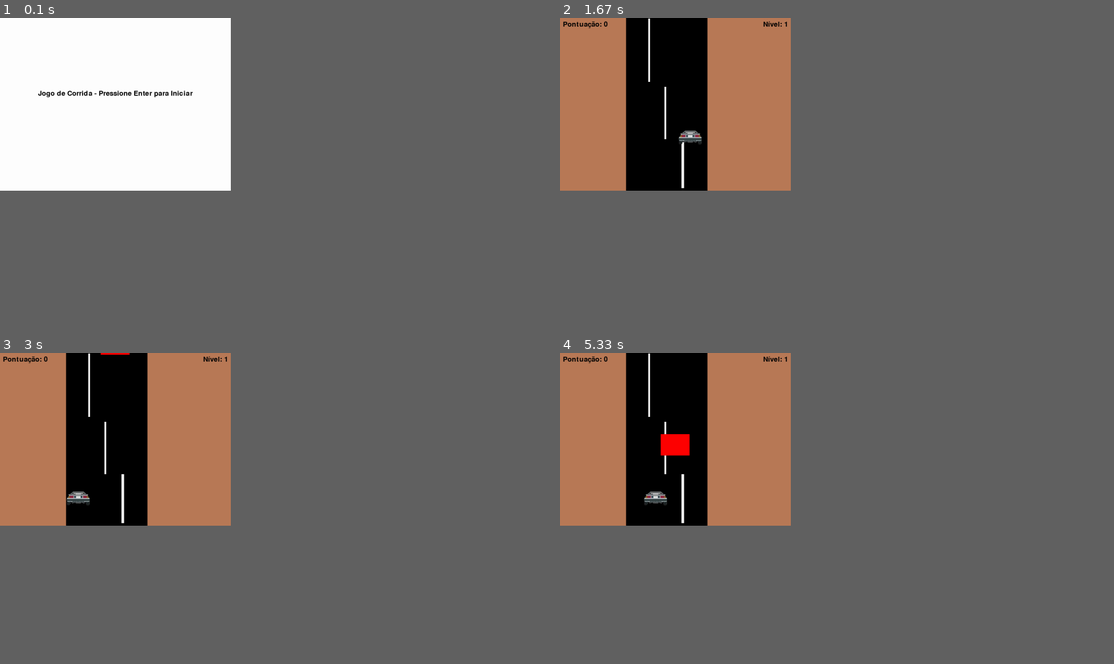
Above: before the commit, frames 1-4 (two rows, left to right).
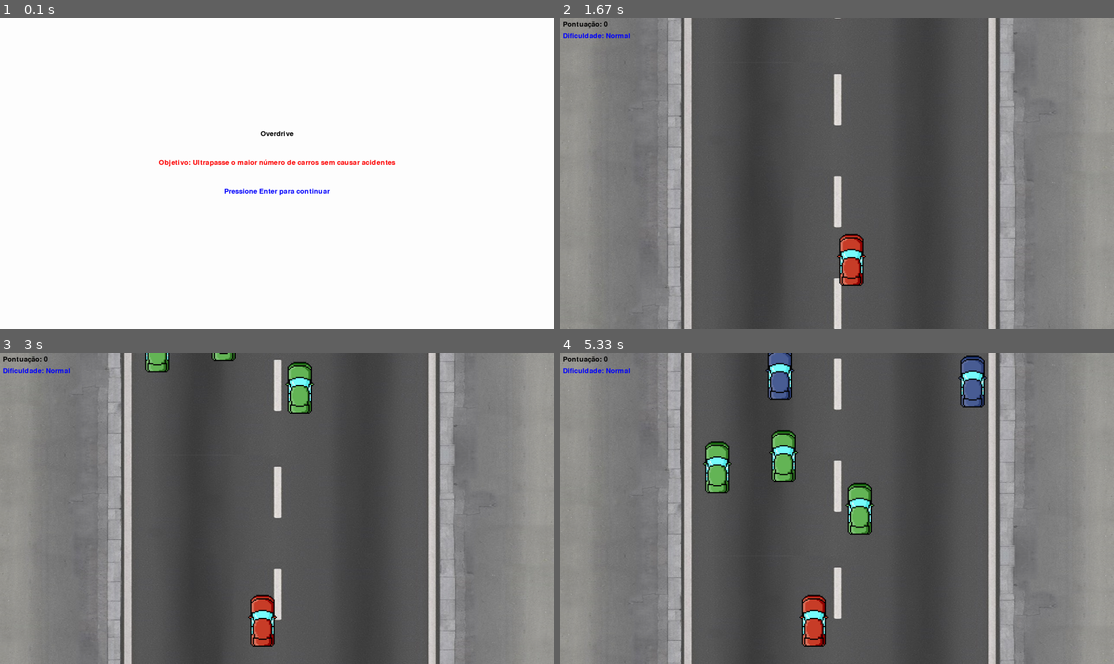
Above: after the commit, the same moments.

Repository: daniloosi/Pygame---Jogos-Digitais-Mack
Game: pygame game, started from main.py
The game is run twice, just before and just after one commit, with the same random seed, the same clock (stepped at 60 frames per second) and the same inputs.
Inputs:
- Up to frame 1 (0.1 s): no input
- Up to frame 2 (1.67 s): tap Enter at 0.33, 0.67 s; hold Up 1-1.47 s; hold Right from 1.5 s (still down)
- Up to frame 3 (3 s): release Right at 1.97 s; hold Left 2-2.53 s; hold Down 2.57-2.87 s; hold Left from 2.9 s (still down)
- Up to frame 4 (5.33 s): release Left at 3.3 s; hold Up 3.33-3.7 s; hold Right 3.73-4.37 s; hold Down 4.4-4.77 s; hold Left 4.8-5.27 s; hold Right from 5.3 s (still down)
The window is 375x281 before the commit and 900x506 after it. Grey fills any space a smaller window leaves; there, only what the larger window draws over its background counts as a difference.

The runs differ from the first frame. In frame 1, 0.9% of the frame differs, in the area x 6-72%, y 23-58%; in frame 2, 57%; in frame 3, 58%; in frame 4, 58%, in the area x 0-100%, y 0-100%.

Commit message:
Final Version
Versão final do projeto de jogos digitais.

Diff:
--- a/main.py
+++ b/main.py
@@ -2,117 +2,122 @@
 import random
 import sys
 
-# Inicializa o pygame e define algumas constantes
 pygame.init()
 
 # Dimensões da tela e cores
-SCREEN_WIDTH = 800
-SCREEN_HEIGHT = 600
+SCREEN_WIDTH = 1920
+SCREEN_HEIGHT = 1080
 WHITE = (255, 255, 255)
 BLACK = (0, 0, 0)
 RED = (255, 0, 0)
+BLUE = (0, 0, 255)
 
 # Configurações do jogador
 player_speed = 10
-player_x_min = 229  # Limite mínimo de posição x do jogador
-player_x_max = 510  # Limite máximo de posição x do jogador
-player_y_min = 100  # Limite superior (frente) para o movimento do jogador
-player_y_max = SCREEN_HEIGHT - 10  # Limite inferior (parte de trás da tela)
+player_x_min = 417
+player_x_max = 1519
+player_y_min = 100
+player_y_max = SCREEN_HEIGHT - 10
 
 # Configurações dos carros inimigos
 enemy_width = 100
-enemy_height = 74
-enemy_speed = 5
-enemy_x_min = 229  # Limite mínimo de posição x dos obstáculos
-enemy_x_max = 510  # Limite máximo de posição x dos obstáculos
+enemy_height = 180
+enemy_speed = 6
+enemy_x_min = player_x_min
+enemy_x_max = player_x_max
 
 # Controle de fases e pontuação
 level = 1
 score = 0
 clock = pygame.time.Clock()
 
+# Configuração de dificuldade
+difficulty = "Normal"
+difficulty_settings = {
+    "Fácil": {
+        "enemy_speed": 4,
+        "level_up_score": 4
+    },
+    "Normal": {
+        "enemy_speed": 6,
+        "level_up_score": 8
+    },
+    "Difícil": {
+        "enemy_speed": 8,
+        "level_up_score": 12
+    },
+}
+level_up_score = difficulty_settings[difficulty]["level_up_score"]
+
 # Fonte de texto
 font = pygame.font.SysFont(None, 36)
 
 # Configurações da tela
 screen = pygame.display.set_mode((SCREEN_WIDTH, SCREEN_HEIGHT))
-pygame.display.set_caption("Jogo de Corrida")
-
-# Carrega a imagem de fundo e do carro do jogador
-background_image = pygame.image.load("pista.png")
+pygame.display.set_caption("Overdrive")
+
+# Carrega as imagens
+background_image = pygame.image.load("pista.jpg")
+background_y = 0
+background_speed = 5
+
 player_image = pygame.image.load("carro.png")
-player_rect = player_image.get_rect()  # Retângulo da imagem do jogador
-player_rect.centerx = SCREEN_WIDTH // 2  # Posição inicial do jogador no centro
-player_rect.bottom = SCREEN_HEIGHT - 10  # Posição inicial do jogador próximo à parte inferior
-
-
-# Função para mostrar o menu
+player_rect = player_image.get_rect()
+player_rect.centerx = SCREEN_WIDTH // 2
+player_rect.bottom = SCREEN_HEIGHT - 10
+
+enemy_images = [
+    pygame.image.load("inimigo.png"),
+    pygame.image.load("inimigo2.png"),
+]
+
+
 def show_menu():
+    global difficulty, enemy_speed, level_up_score
+
     screen.fill(WHITE)
-    title_text = font.render("Jogo de Corrida - Pressione Enter para Iniciar",
-                             True, BLACK)
+    title_text = font.render("Overdrive", True, BLACK)
+    prompt_text = font.render("Pressione Enter para continuar", True, BLUE)
+    objective_text = font.render(
+        "Objetivo: Ultrapasse o maior número de carros sem causar acidentes",
+        True, RED)
+
     screen.blit(title_text, (SCREEN_WIDTH // 2 - title_text.get_width() // 2,
-                             SCREEN_HEIGHT // 2 - 50))
+                             SCREEN_HEIGHT // 2 - 150))
+    screen.blit(objective_text,
+                (SCREEN_WIDTH // 2 - objective_text.get_width() // 2,
+                 SCREEN_HEIGHT // 2 - 50))
+    screen.blit(prompt_text, (SCREEN_WIDTH // 2 - prompt_text.get_width() // 2,
+                              SCREEN_HEIGHT // 2 + 50))
     pygame.display.flip()
 
-    # Espera pelo pressionamento de uma tecla
     waiting = True
     while waiting:
         for event in pygame.event.get():
             if event.type == pygame.QUIT:
                 pygame.quit()
                 sys.exit()
-            if event.type == pygame.KEYDOWN and event.key == pygame.K_RETURN:
+            elif event.type == pygame.KEYDOWN and event.key == pygame.K_RETURN:
                 waiting = False
 
-
-# Função para mostrar a pontuação e nível
-def show_score_level():
-    score_text = font.render(f"Pontuação: {score}", True, BLACK)
-    level_text = font.render(f"Nível: {level}", True, BLACK)
-    screen.blit(score_text, (10, 10))
-    screen.blit(level_text, (SCREEN_WIDTH - level_text.get_width() - 10, 10))
-
-
-# Função para criar uma nova lista de inimigos, garantindo um espaço seguro
-def create_enemies():
-    enemies = []
-    positions = list(
-        range(enemy_x_min, enemy_x_max - enemy_width,
-              enemy_width + 20))  # Intervalo maior para evitar sobreposição
-    random.shuffle(positions)
-
-    # Deixa um espaço para o jogador passar
-    safe_spot = random.choice(positions)
-    for pos_x in positions:
-        if pos_x != safe_spot:
-            y = random.randint(-SCREEN_HEIGHT, -enemy_height)
-            enemy_rect = pygame.Rect(pos_x, y, enemy_width, enemy_height)
-            enemies.append(enemy_rect)
-
-    return enemies
-
-
-# Função para exibir o menu de pausa
-def pause_menu():
-    paused = True
-    selected_option = 0  # Opção selecionada: 0=Retomar, 1=Reiniciar, 2=Voltar ao Menu
-    options = ["Retomar", "Reiniciar", "Voltar ao Menu"]
-
-    while paused:
+    difficulties = ["Fácil", "Normal", "Difícil"]
+    selected_option = difficulties.index(difficulty)
+
+    while True:
         screen.fill(WHITE)
-
-        # Desenha o menu de pausa
-        pause_text = font.render("PAUSADO", True, BLACK)
-        screen.blit(pause_text,
-                    (SCREEN_WIDTH // 2 - pause_text.get_width() // 2, 150))
-
-        for i, option in enumerate(options):
+        difficulty_title = font.render("Selecione a Dificuldade", True, BLACK)
+        screen.blit(difficulty_title,
+                    (SCREEN_WIDTH // 2 - difficulty_title.get_width() // 2,
+                     SCREEN_HEIGHT // 2 - 150))
+
+        for i, diff in enumerate(difficulties):
             color = RED if i == selected_option else BLACK
-            option_text = font.render(option, True, color)
-            screen.blit(option_text,
-                        (SCREEN_WIDTH // 2 - option_text.get_width() // 2,
-                         250 + i * 50))
+            difficulty_text = font.render(diff, True, color)
+            screen.blit(
+                difficulty_text,
+                (SCREEN_WIDTH // 2 - difficulty_text.get_width() // 2,
+                 SCREEN_HEIGHT // 2 + i * 50),
+            )
 
         pygame.display.flip()
 
@@ -122,89 +127,104 @@
                 sys.exit()
             elif event.type == pygame.KEYDOWN:
                 if event.key == pygame.K_UP:
-                    selected_option = (selected_option - 1) % len(options)
+                    selected_option = (selected_option - 1) % len(difficulties)
                 elif event.key == pygame.K_DOWN:
-                    selected_option = (selected_option + 1) % len(options)
+                    selected_option = (selected_option + 1) % len(difficulties)
                 elif event.key == pygame.K_RETURN:
-                    if selected_option == 0:  # Retomar
-                        paused = False
-                    elif selected_option == 1:  # Reiniciar
-                        main_game()
-                    elif selected_option == 2:  # Voltar ao Menu
-                        show_menu()
-                        return
-
-
-# Função principal do jogo
+                    difficulty = difficulties[selected_option]
+                    enemy_speed = difficulty_settings[difficulty][
+                        "enemy_speed"]
+                    level_up_score = difficulty_settings[difficulty][
+                        "level_up_score"]
+                    return
+
+
+def show_score():
+    score_text = font.render(f"Pontuação: {score}", True, BLACK)
+    difficulty_text = font.render(f"Dificuldade: {difficulty}", True, BLUE)
+    screen.blit(score_text, (10, 10))
+    screen.blit(difficulty_text, (10, 50))
+
+
+def create_enemies():
+    enemies = []
+    positions = []
+
+    while len(positions) < 5:
+        x = random.randint(enemy_x_min, enemy_x_max - enemy_width)
+        y = random.randint(-SCREEN_HEIGHT, -enemy_height)
+
+        overlap = any(
+            abs(x - pos[0]) < enemy_width +
+            7 and abs(y - pos[1]) < enemy_height + 7 for pos in positions)
+        if not overlap:
+            positions.append((x, y))
+
+    for x, y in positions:
+        enemy_rect = pygame.Rect(x, y, enemy_width, enemy_height)
+        enemy_image = random.choice(enemy_images)
+        enemies.append({"rect": enemy_rect, "image": enemy_image})
+
+    return enemies
+
+
 def main_game():
-    global enemy_speed, level, score
-
-    # Cria os inimigos inicialmente
+    global enemy_speed, level, score, background_y
+
     enemies = create_enemies()
 
-    # Loop principal do jogo
     running = True
     while running:
-        # Desenha o fundo
-        screen.blit(background_image, (0, 0))
-
-        # Eventos de controle do jogo
+        background_y += background_speed
+        if background_y >= SCREEN_HEIGHT:
+            background_y = 0
+
+        screen.blit(background_image, (0, background_y))
+        screen.blit(background_image, (0, background_y - SCREEN_HEIGHT))
+
         for event in pygame.event.get():
             if event.type == pygame.QUIT:
                 pygame.quit()
                 sys.exit()
-            elif event.type == pygame.KEYDOWN:
-                if event.key == pygame.K_ESCAPE:
-                    pause_menu()  # Abre o menu de pausa
-
-        # Controle do personagem (direcional do teclado)
+
         keys = pygame.key.get_pressed()
 
-        # Movimento horizontal com limites
         if keys[pygame.K_LEFT] and player_rect.left > player_x_min:
             player_rect.x -= player_speed
         if keys[pygame.K_RIGHT] and player_rect.right < player_x_max:
             player_rect.x += player_speed
-
-        # Movimento vertical com limites
         if keys[pygame.K_UP] and player_rect.top > player_y_min:
             player_rect.y -= player_speed
         if keys[pygame.K_DOWN] and player_rect.bottom < player_y_max:
             player_rect.y += player_speed
 
-        # Atualiza posição dos carros inimigos
         for enemy in enemies:
-            enemy.y += enemy_speed
-            if enemy.y > SCREEN_HEIGHT:
-                # Reposiciona o inimigo no topo, garantindo espaço livre
-                enemies = create_enemies()
+            enemy["rect"].y += enemy_speed
+            if enemy["rect"].y > SCREEN_HEIGHT:
+                enemy["rect"].y = random.randint(-SCREEN_HEIGHT, -enemy_height)
+                enemy["rect"].x = random.randint(enemy_x_min,
+                                                 enemy_x_max - enemy_width)
                 score += 1
 
-                # Aumenta a velocidade e nível a cada 10 pontos
-                if score % 10 == 0:
+                if score % level_up_score == 0:
                     level += 1
                     enemy_speed += 1
 
-        # Checa colisão com o jogador
         for enemy in enemies:
-            if player_rect.colliderect(enemy):
-                running = False  # Encerra o jogo em caso de colisão
-
-        # Desenha o jogador usando a imagem e os inimigos como retângulos vermelhos
+            if player_rect.colliderect(enemy["rect"]):
+                running = False
+
         screen.blit(player_image, player_rect)
         for enemy in enemies:
-            pygame.draw.rect(screen, RED, enemy)
-
-        # Mostra a pontuação e o nível
-        show_score_level()
-
-        # Atualiza a tela
+            screen.blit(enemy["image"], enemy["rect"])
+
+        show_score()
+
         pygame.display.flip()
         clock.tick(30)
 
 
-# Mostra o menu e inicia o jogo
 show_menu()
 while True:
     main_game()
-    show_menu()  # Volta para o menu ao perder
+    show_menu()
Binary file changed: carro.png
Binary file added: inimigo.png
Binary file added: inimigo2.png
Binary file added: pista.jpg
